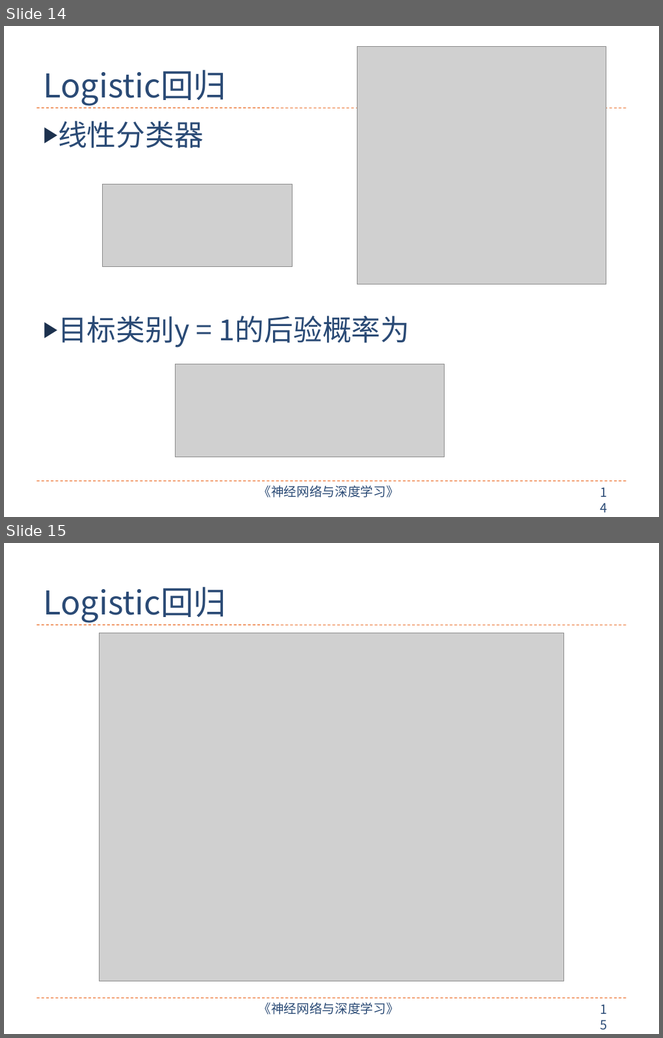
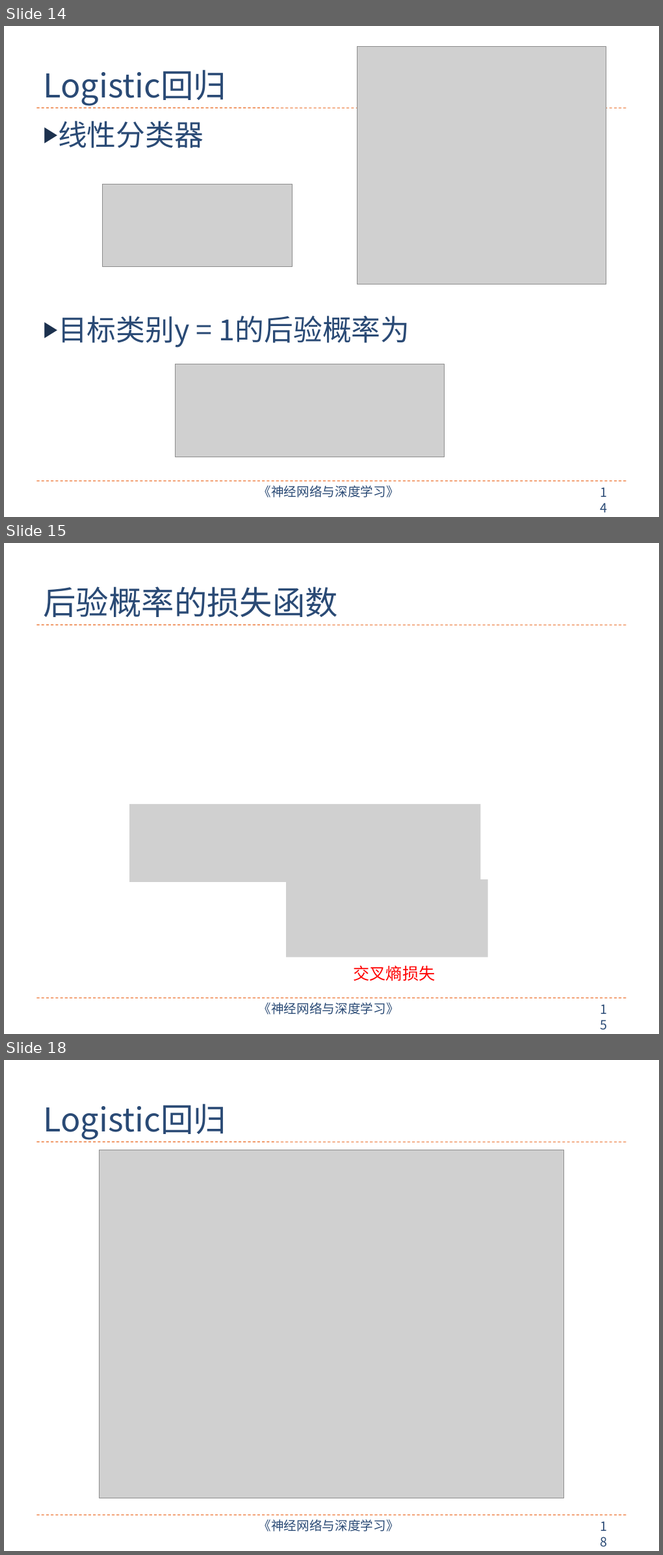
Before and after one commit to nndl/nndl.github.io, a slide deck: ppt/chap-线性模型.pptx. Shown one above the other, each under a label of ours: slides 14 and 15 before the commit, slides 14, 15 and 18 after it; the slides between them are not shown. The pictures are 663x1038 and 663x1555 pixels, drawn with LibreOffice and Linux fonts; fonts in the diff are those of the drawing; grey boxes stand for pictures. Boxes give left, top, right and bottom in pixels: in the first picture for what was removed or moved away, otherwise in the second. Text is boxed around its words. In the diff, an @@ line names an element or a change of style, - is before the commit and + after.

```diff
--- a/ppt/chap-线性模型.pptx
+++ b/ppt/chap-线性模型.pptx
@@ slide 15 added at [4, 543, 659, 1034], background #FFFFFF; not listed: 4 template elements that a slide beside it also shows @@
@@ title added at [43, 587, 338, 617], 36 pt, text #2A4A75 @@
+后验概率的损失函数
@@ picture added at [130, 804, 481, 882] @@
@@ picture added at [286, 880, 488, 958] @@
@@ text added at [353, 965, 435, 981], 18 pt, text #FF0000 @@
+交叉熵损失
@@ what was slide 15 is now slide 18 @@
@@ page number at [594, 1516, 621, 1538]: text changed @@
-15
+18
```
Also in this commit, not shown: 2 other slides added, 4 other files.
